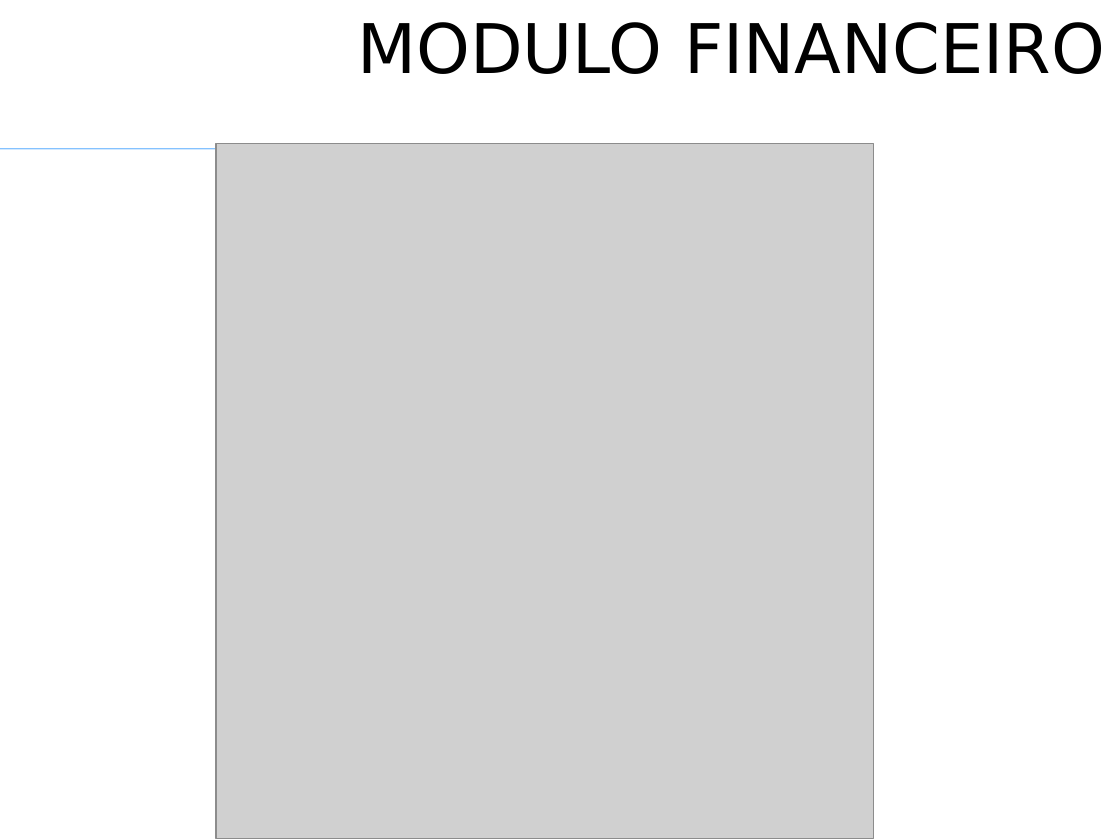
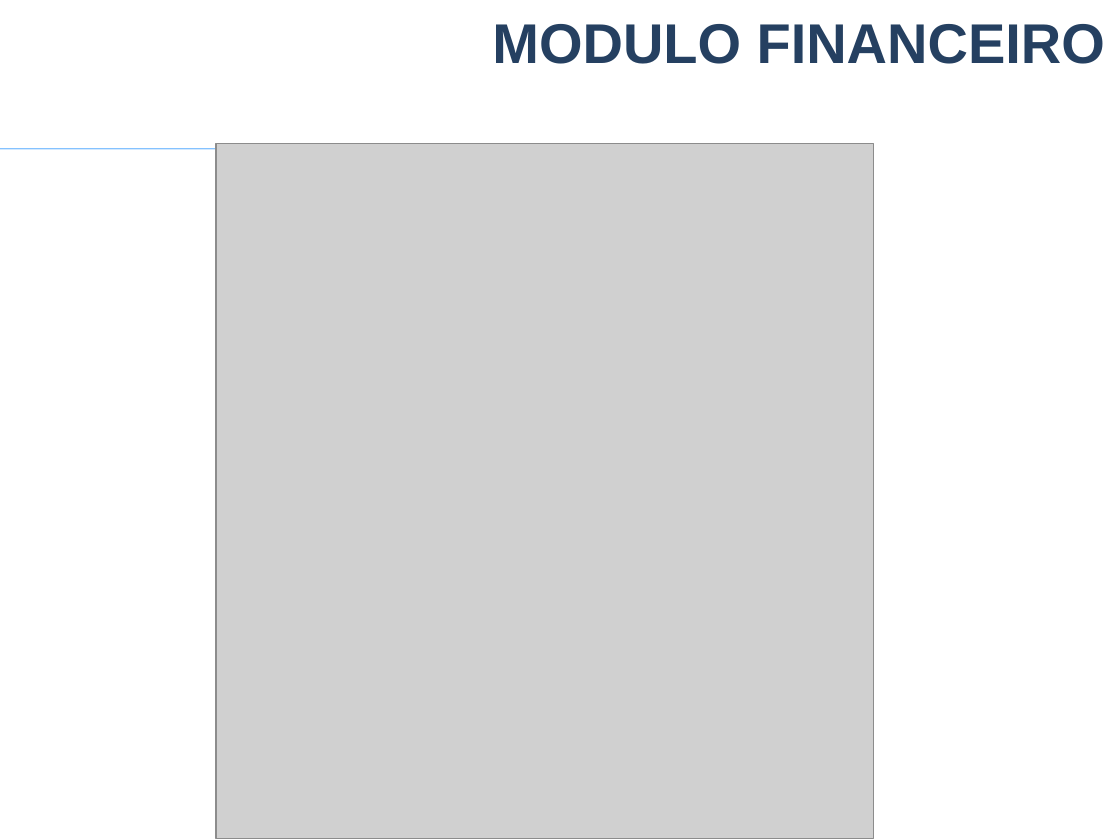
Before and after one commit to VagnerAlcantara/TCC, a slide deck: slide 29 of TCC/4º Encontro/2017-Apresentacao Psystem.pptx (slide 28 before the commit). Drawn at 1120x840 pixels with LibreOffice and Linux fonts; fonts in the diff are those of the drawing; grey boxes stand for pictures; background and template pictures are left out. Boxes give left, top, right and bottom in pixels: in the first picture for what was removed or moved away, otherwise in the second. Text is boxed around its words. In the diff, an @@ line names an element or a change of style, - is before the commit and + after.

```diff
--- a/TCC/4º Encontro/2017-Apresentacao Psystem.pptx
+++ b/TCC/4º Encontro/2017-Apresentacao Psystem.pptx
@@ text "MODULO FINANCEIRO": place and size @@
-text "MODULO FINANCEIRO" at [357, 22, 1105, 74]
+text "MODULO FINANCEIRO" at [492, 24, 1105, 64]
@@ text "MODULO FINANCEIRO" at [492, 24, 1105, 64]: size 44 to 36 pt, font DejaVu Sans to Arial, text colour #000000 to #254061, bold on @@
```
Also in this commit, not shown: 5 other slides changed, 2 other files.
